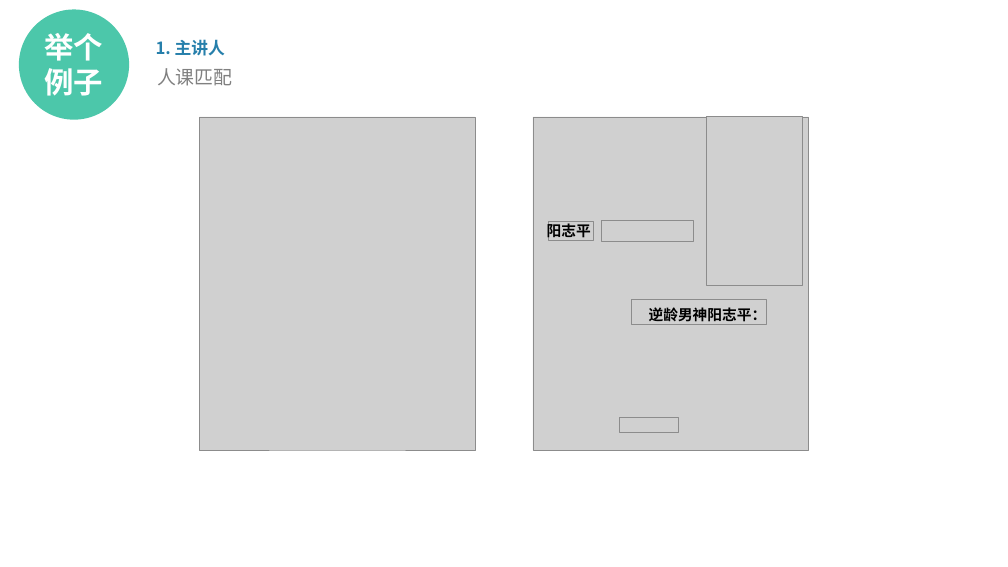
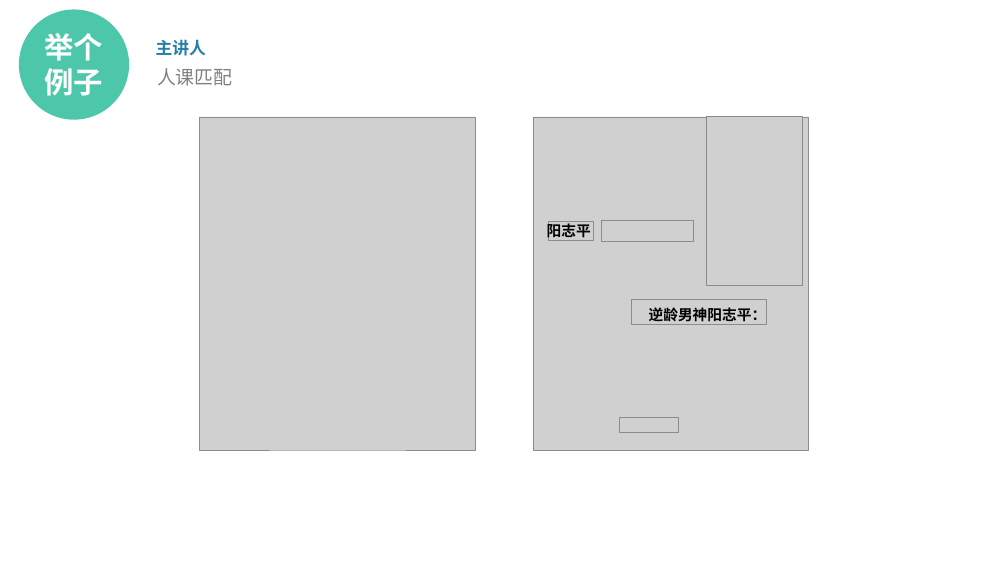
Before and after one commit to izhouping/KPA, a slide deck: slide 12 of 项目演示.pptx (slide 11 before the commit). Drawn at 1008x567 pixels with LibreOffice and Linux fonts; fonts in the diff are those of the drawing; grey boxes stand for pictures; background and template pictures are left out. Boxes give left, top, right and bottom in pixels: in the first picture for what was removed or moved away, otherwise in the second. Text is boxed around its words. In the diff, an @@ line names an element or a change of style, - is before the commit and + after.

```diff
--- a/项目演示.pptx
+++ b/项目演示.pptx
@@ text at (156, 39, 206, 56): text changed @@
-1. 主讲人
+主讲人
```
Also in this commit, not shown: 17 other slides changed, 4 slides added, 1 slide removed, 1 other file.
